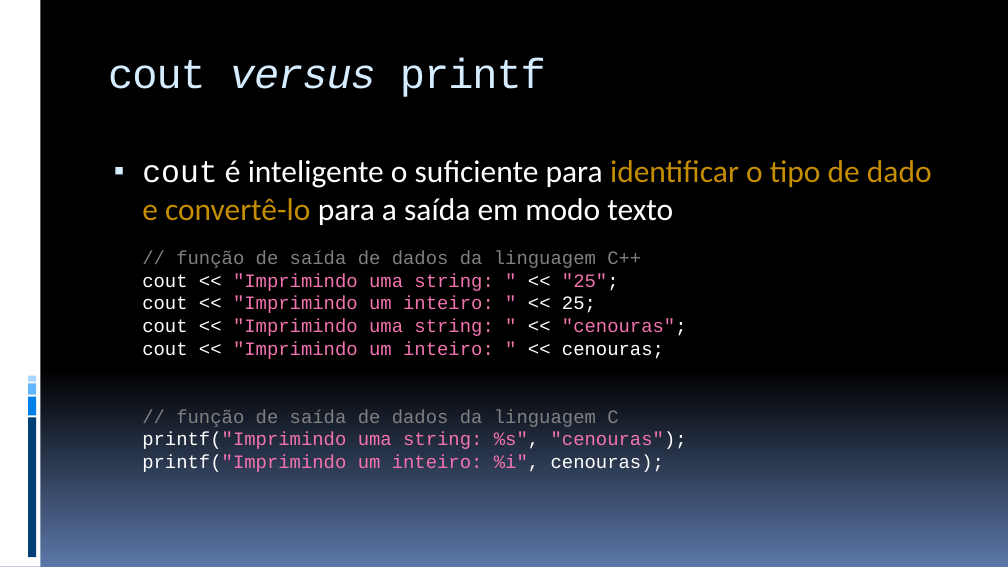
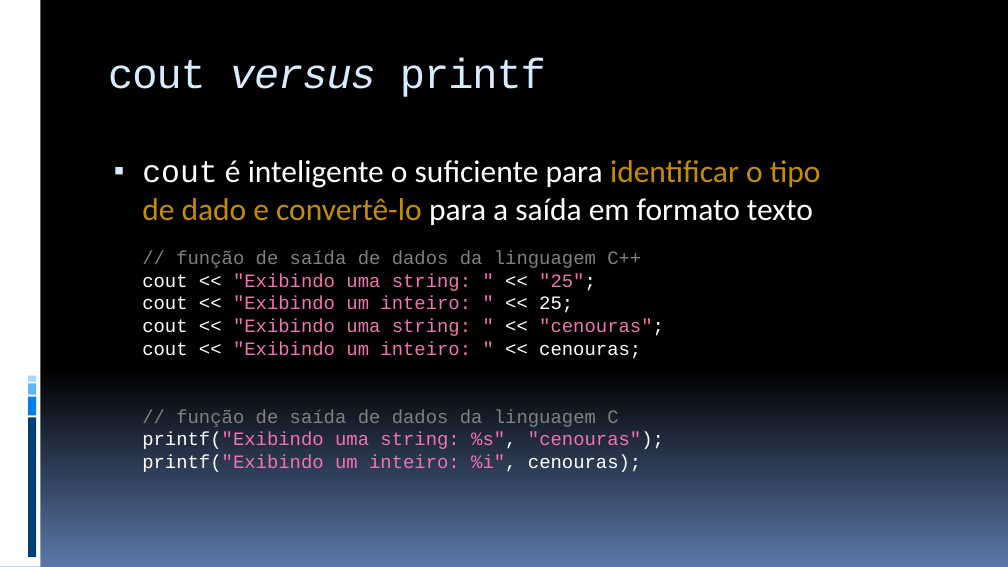
Before and after one commit to JudsonSS/ProgComp, a slide deck: slide 22 of Slides/03. Variáveis Constantes e Atribuição.pptx. Drawn at 1008x567 pixels with LibreOffice and Linux fonts; fonts in the diff are those of the drawing. Boxes give left, top, right and bottom in pixels: in the first picture for what was removed or moved away, otherwise in the second. Text is boxed around its words. In the diff, an @@ line names an element or a change of style, - is before the commit and + after.

```diff
--- a/Slides/03. Variáveis Constantes e Atribuição.pptx
+++ b/Slides/03. Variáveis Constantes e Atribuição.pptx
@@ text at (142,160,821,225): text changed @@
-▪ cout é inteligente o suficiente para identificar o tipo de dado e convertê-lo para a saída em modo texto
+▪ cout é inteligente o suficiente para identificar o tipo
+  de dado e convertê-lo para a saída em formato texto
@@ text at (142,273,664,359): text changed @@
-cout << "Imprimindo uma string: " << "25";
-cout << "Imprimindo um inteiro: " << 25;
-cout << "Imprimindo uma string: " << "cenouras";
-cout << "Imprimindo um inteiro: " << cenouras;
+cout << "Exibindo uma string: " << "25";
+cout << "Exibindo um inteiro: " << 25;
+cout << "Exibindo uma string: " << "cenouras";
+cout << "Exibindo um inteiro: " << cenouras;
@@ text at (142,432,664,472): text changed @@
-printf("Imprimindo uma string: %s", "cenouras");
-printf("Imprimindo um inteiro: %i", cenouras);
+printf("Exibindo uma string: %s", "cenouras");
+printf("Exibindo um inteiro: %i", cenouras);
```
Also in this commit, not shown: 10 other slides changed, 5 other files.
